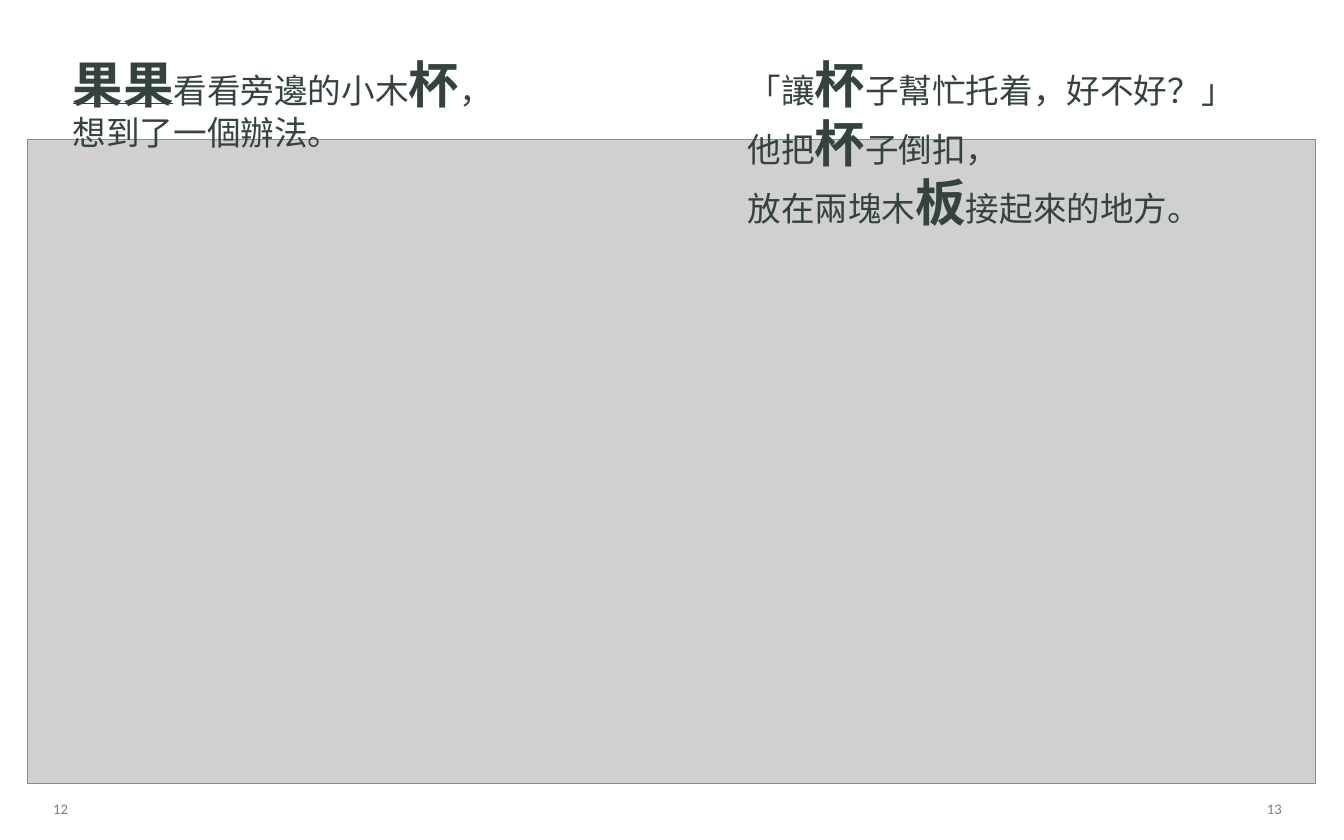
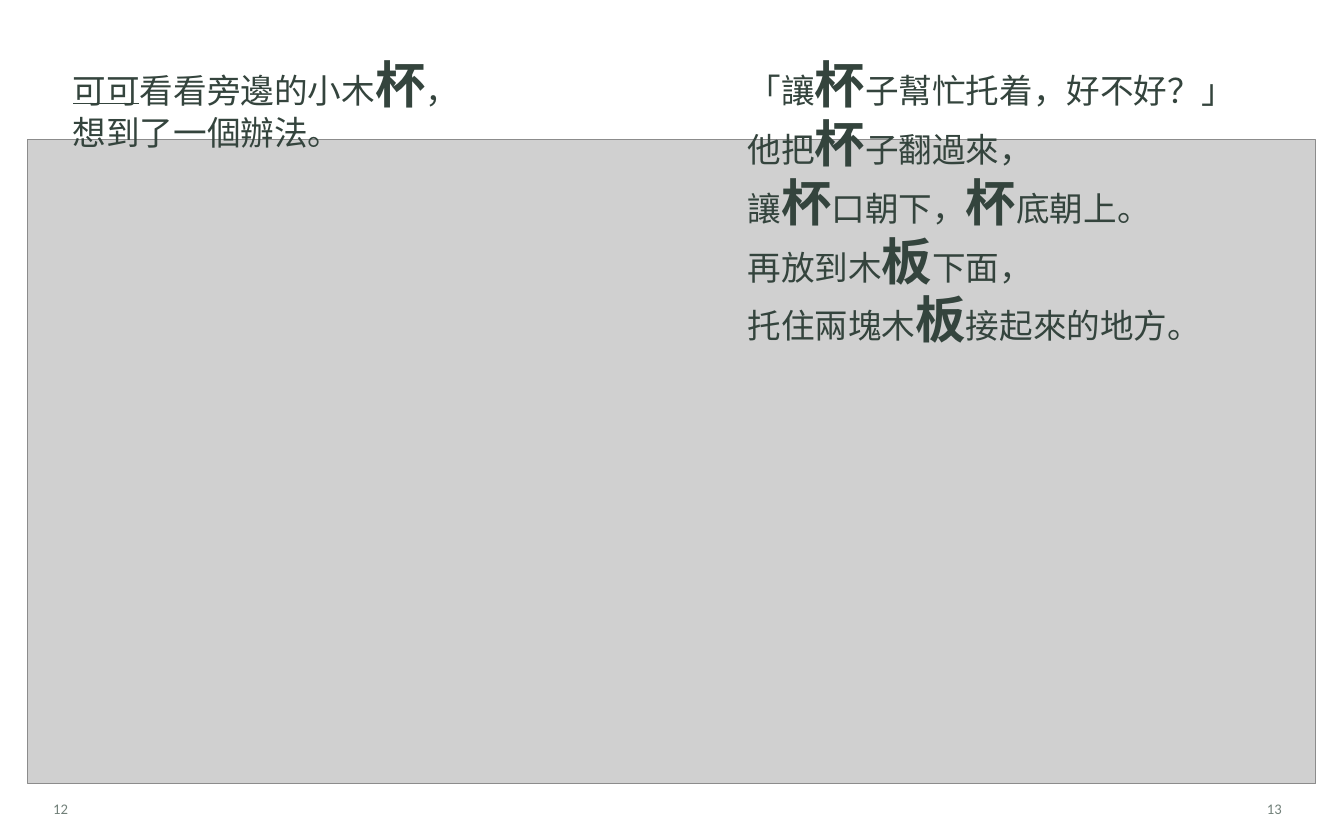
Before and after one commit to angusQAQ/audio-book, a slide deck: slide 8 of books/little-wooden-bridge/exports/小木橋，通車了！_可編輯排版.pptx. Drawn at 1344x840 pixels with LibreOffice and Linux fonts; fonts in the diff are those of the drawing; grey boxes stand for pictures. Boxes give left, top, right and bottom in pixels: in the first picture for what was removed or moved away, otherwise in the second. Text is boxed around its words. In the diff, an @@ line names an element or a change of style, - is before the commit and + after.

```diff
--- a/books/little-wooden-bridge/exports/小木橋，通車了！_可編輯排版.pptx
+++ b/books/little-wooden-bridge/exports/小木橋，通車了！_可編輯排版.pptx
@@ text at bbox=[73, 60, 425, 108]: text changed @@
-果果看看旁邊的小木杯，
+可可看看旁邊的小木杯，
@@ line moved from (74, 104) - (173, 104) to (74, 104) - (139, 104) @@
@@ text at bbox=[748, 111, 1033, 167]: text changed @@
-他把杯子倒扣，
+他把杯子翻過來，
@@ text added at bbox=[748, 178, 1150, 226], 24 pt, text #34443D @@
+讓杯口朝下，杯底朝上。
@@ text added at bbox=[748, 237, 1033, 285], 24 pt, text #34443D @@
+再放到木板下面，
@@ text at bbox=[748, 295, 1201, 343]: text changed @@
-放在兩塊木板接起來的地方。
+托住兩塊木板接起來的地方。
```
Also in this commit, not shown: 8 other slides changed, 56 other files.
